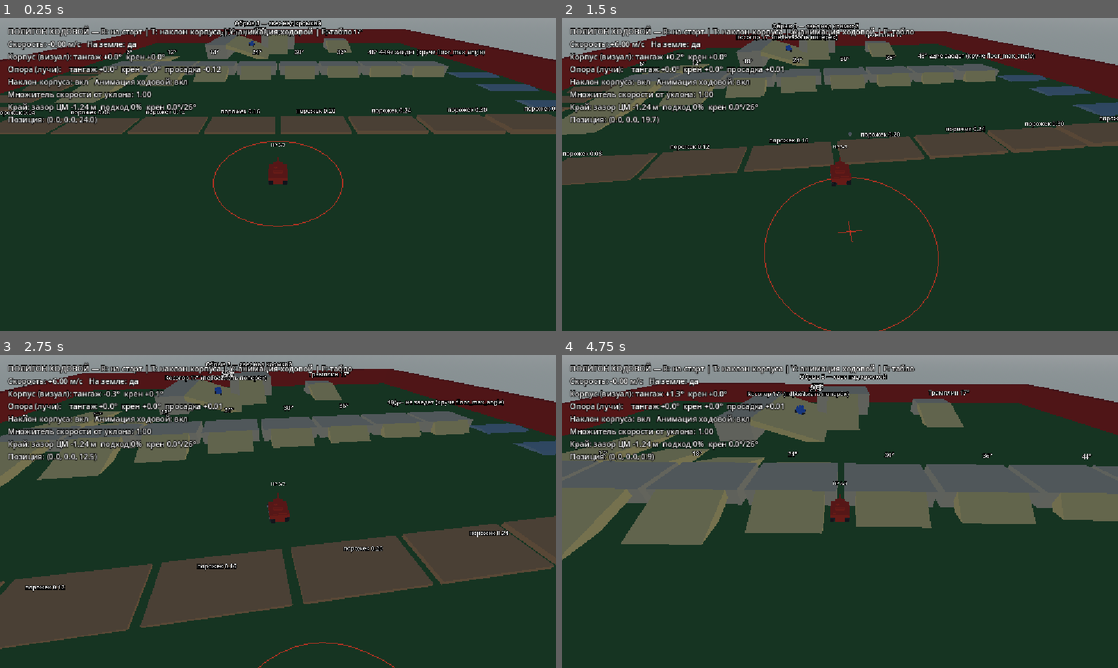
Above: before the commit, frames 1-4 (two rows, left to right).
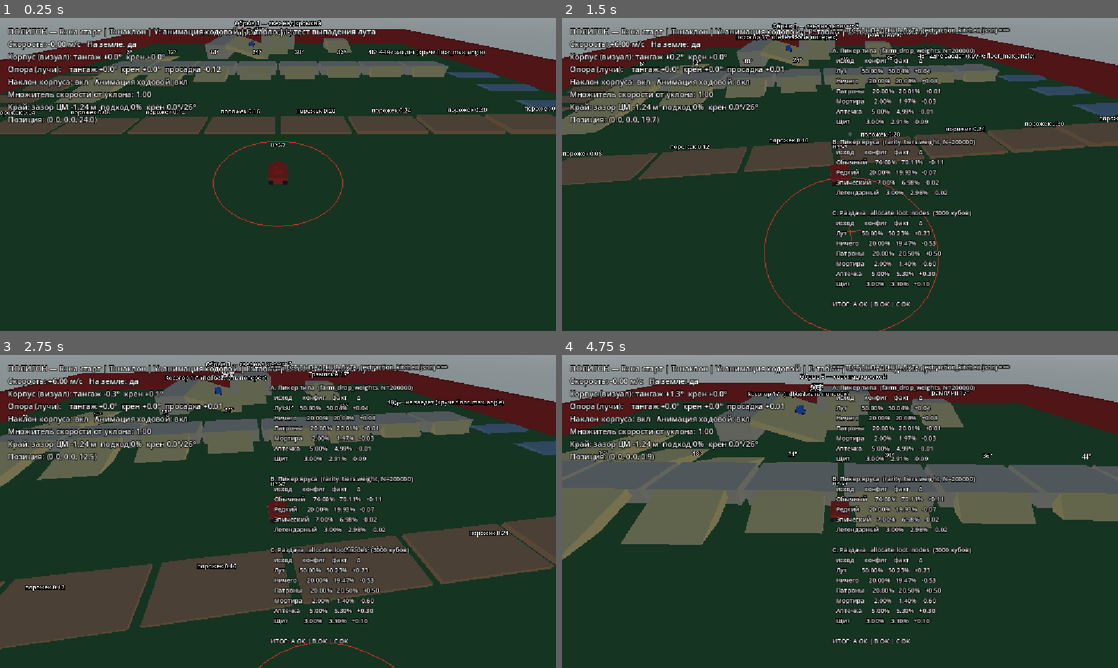
Above: after the commit, the same moments.

Repository: Imadakara/Tanks-Props
Game: Godot game, scene res://scenes/maps/TestGroundMap.tscn
Two runs of this game, one before a commit and one after it. Both use one fixed random seed, a clock stepped at 60 frames per second and the inputs below. This scene is started directly instead of the project's main scene.
Inputs (mouse positions are in pixels of both pictures, inside the frame that each line leads up to):
- Up to frame 1 (0.25 s): no input
- Up to frame 2 (1.5 s): tap Enter at 0.5 s; move the mouse to (867, 174) at 0.52 s; hold W (move_forward) from 0.53 s (still down); tap L at 0.6 s; move the mouse to (812, 174) at 1.27 s; click (812, 174) at 1.35 s
- Up to frame 3 (2.75 s): keep holding W (move_forward); tap L at 1.55, 2.3 s; move the mouse to (289, 505) at 2.02 s; hold M (toggle_disguise) from 2.03 s (still down)
- Up to frame 4 (4.75 s): keep holding W (move_forward); move the mouse to (834, 517) at 2.77 s; release M (toggle_disguise) at 2.78 s; tap L at 2.85, 3.8, 4.55 s; move the mouse to (878, 514) at 3.52 s; tap 1 at 3.6 s; move the mouse to (795, 508) at 4.27 s; tap 2 at 4.35 s

The runs differ from the first frame. In frame 1, 0.9% of the frame differs, in the area x 8-68%, y 2-6%; in frame 2, 5.8%; in frame 3, 5.9%; in frame 4, 6.1%, in the area x 8-81%, y 2-93%.

Commit message:
loot probability fix

Diff:
--- a/autoload/game_config.gd
+++ b/autoload/game_config.gd
@@ -77,8 +77,8 @@
 
 ## --- Числа выпадения лута/бонусов вынесены в JSON:
 ##   config/extraction_kitchen.json (per-map, @export extraction_config_path на корне карты) —
-##     farm_drop_weights, rarity_tiers (веса + диапазон ценности + дозревание + цвет), loot_node_count.
-##     Читает ExtractionManager.setup(); LootCrate берёт смысл яруса через него.
+##     farm_drop_weights (вероятность на КАЖДЫЙ куб), rarity_tiers (веса + диапазон ценности +
+##     дозревание + цвет). Читает ExtractionManager.setup(); LootCrate берёт смысл яруса через него.
 ##   config/pickups.json (глобально) — цвет и эффект ammo/medkit/shield. Читает GameConfig._ready()
 ##     ниже; Pickup берёт своё через pickup_kind(id).
 
--- a/config/extraction_kitchen.json
+++ b/config/extraction_kitchen.json
@@ -1,6 +1,5 @@
 {
-  "_comment": "Баланс выпадения в режиме EXTRACTION. Путь за …(137 unchanged characters)…  — Tank_Prop_Hunt_Extraction_Mode.md §8.",
-  "loot_node_count": 10,
+  "_comment": "Баланс выпадения в режиме EXTRACTION. Путь за …(137 unchanged characters)…  — Tank_Prop_Hunt_Extraction_Mode.md §8. farm_drop_weights роллит КАЖДЫЙ куб-укрытие: это литеральная вероятность на куб, вес 'nothing' и регулирует, насколько карта пустая.",
   "farm_drop_weights": {
     "loot": 0.5,
     "nothing": 0.2,
--- a/scenes/main/extraction_manager.gd
+++ b/scenes/main/extraction_manager.gd
@@ -92,7 +92,6 @@
 var _farm_weights: PackedFloat32Array = PackedFloat32Array()
 var _rarity_weights: PackedFloat32Array = PackedFloat32Array()
 var _rarity: Array = []
-var _node_count: int = 10
 ## Танки, которым запрещена автовыгрузка, пока они не покинут круг своей базы. Иначе ящик, взятый
 ## со склада для вывоза, тем же кадром лёг бы обратно. Ключ — instance id танка.
 var _deposit_lock: Dictionary = {}
@@ -165,8 +164,6 @@
 	if _rarity.is_empty():
 		push_warning("ExtractionManager: в конфиге нет rarity_tiers — лут будет пустым")
 
-	_node_count = int(data.get("loot_node_count", 10))
-
 
 # --- Смысл яруса редкости (для LootCrate, у которого своего доступа к конфигу нет) ------------
 
@@ -200,8 +197,16 @@
 ## Лут раздаётся среди ОБЫЧНЫХ кубов-укрытий (группа "obstacles"), а не по особым узлам: ресурсный
 ## узел обязан быть неотличим от укрытия и от замаскированного танка (концепт §6) — иначе игрок
 ## приучится стрелять по помеченным кубам бесплатно и маскировка умрёт как явление.
-## Выбор детерминирован зерном `MatchState.loot_seed`: тот же приём, что у динамической расстановки
-## препятствий, и та же цель — один int от хоста даст всем пирам одинаковую карту добычи.
+##
+## КАЖДЫЙ куб роллит `farm_drop_weights` — веса из JSON и есть литеральная вероятность на куб
+## («ничего» — такой же исход таблицы, как лут/патроны/…, и он же регулирует, насколько карта
+## пустая). Прежде раздача обрезалась до `loot_node_count` кубов, остальные молча оставались
+## `NOTHING` — на карте с 21 кубом и `loot_node_count = 10` фактический P(лут) падал вдвое ниже
+## записанного в конфиге; лишний лимит убран.
+##
+## Порядок обхода — по `get_path()`: при одинаковом `MatchState.loot_seed` цепочка роллов `_rng`
+## ложится на кубы 1:1, раскладка байт-в-байт одинакова у всех пиров (задел под сеть). От порядка
+## РАЗРУШЕНИЯ кубов раскладка не зависит — узлы не респавнятся.
 func _allocate_loot_nodes() -> void:
 	var cubes: Array = []
 	for o in get_tree().get_nodes_in_group("obstacles"):
@@ -211,17 +216,9 @@
 	if cubes.is_empty():
 		push_warning("ExtractionManager: на карте нет кубов группы obstacles — добывать нечего")
 		return
-	# Тасуем СВОИМ rng: Array.shuffle() берёт глобальный и сломал бы детерминизм по зерну.
-	for i in range(cubes.size() - 1, 0, -1):
-		var j: int = _rng.randi_range(0, i)
-		var tmp = cubes[i]
-		cubes[i] = cubes[j]
-		cubes[j] = tmp
-	var count: int = mini(_node_count, cubes.size())
-	for i in range(count):
-		# На каждый узел, из того же зерна и в уже стасованном порядке: сперва ЧТО он даст
-		# (farm_drop_weights из JSON), и только если «лут» — ярус + сырая ценность. Раскладка
-		# детерминирована и не зависит от порядка разрушения кубов. Узлы не респавнятся.
+	for i in range(cubes.size()):
+		# На каждый узел: сперва ЧТО он даст (farm_drop_weights), и только если «лут» — ярус + сырая
+		# ценность.
 		var drop: int = _roll_farm_drop()
 		cubes[i].drop_kind = drop
 		if drop == FarmDrop.LOOT:
--- a/scenes/maps/map_scene.gd
+++ b/scenes/maps/map_scene.gd
@@ -79,8 +79,8 @@
 @export var dynamic_obstacles_supported: bool = true
 
 ## Настройка режима EXTRACTION (на других картах не используется): путь к JSON-файлу баланса
-## выпадения — farm_drop_weights (что выпадет: лут / ничего / патроны / мортира / аптечка / щит),
-## rarity_tiers (веса ярусов + диапазон ценности + дозревание + цвет), loot_node_count. Читает
+## выпадения — farm_drop_weights (вероятность на КАЖДЫЙ куб: лут / ничего / патроны / мортира /
+## аптечка / щит), rarity_tiers (веса ярусов + диапазон ценности + дозревание + цвет). Читает
 ## `ExtractionManager.setup()`. Формат/справочник — Tank_Prop_Hunt_Extraction_Mode.md §8. Одна
 ## карта = один файл; своя карта может указать свой (например config/extraction_rich.json).
 @export_file("*.json") var extraction_config_path: String = "res://config/extraction_kitchen.json"
--- a/scenes/maps/test_ground.gd
+++ b/scenes/maps/test_ground.gd
@@ -38,11 +38,27 @@
 ##    можно катать многократно без урона.
 ##
 ## Клавиши: R — вернуть танк на старт, T — вкл/выкл наклон корпуса (сравнить «до/после»),
-## Y — вкл/выкл анимацию ходовой, F — вкл/выкл информационное табло.
+## Y — вкл/выкл анимацию ходовой, F — вкл/выкл информационное табло,
+## L — прогнать статистический тест выпадения лута (см. `_run_loot_test`).
 
 const StructureScene := preload("res://scenes/obstacles/Structure.tscn")
 const RampScene := preload("res://scenes/obstacles/ToyRamp.tscn")
 const TankScene := preload("res://scenes/tank/Tank.tscn")
+const ExtractionManagerScript := preload("res://scenes/main/extraction_manager.gd")
+
+## Тест выпадения лута (клавиша L). Полигон — не игровой режим, `ExtractionManager` здесь не
+## живёт; тест поднимает временный экземпляр, грузит боевой конфиг Кухни и проверяет ТРИ вещи:
+##  A. `_roll_farm_drop()` — частоты 6 исходов сходятся к нормированным `farm_drop_weights`;
+##  B. `_roll_rarity()` — частоты 4 ярусов сходятся к нормированным `rarity_tiers.weight`;
+##  C. `_allocate_loot_nodes()` на россыпи фейковых кубов — доля каждого исхода по кубам совпадает
+##     с конфигом (ловит перекос самой РАЗДАЧИ, а не только пикера — здесь и сидел баг с
+##     `loot_node_count`, обрезавшим раздачу и ронявшим фактический P(лут) вдвое).
+const LOOT_TEST_CONFIG := "res://config/extraction_kitchen.json"
+const LOOT_TEST_DRAWS := 200000      # розыгрышей на пикер (A/B); 3σ(p=0.5) ≈ 0.35 п.п.
+const LOOT_TEST_CUBES := 3000        # фейковых кубов для раздачи (C); 3σ(p=0.5) ≈ 2.7 п.п.
+const LOOT_TEST_TOL_PICKER := 1.0    # допуск отклонения, проц. пункты (A/B)
+const LOOT_TEST_TOL_ALLOC := 4.0     # допуск отклонения, проц. пункты (C)
+const LOOT_TEST_SEED := 20260910
 
 ## Половина стороны квадратного пола. Верх пола — ровно y = 0, как на боевых картах.
 const GROUND_HALF := 34.0
@@ -84,6 +100,7 @@
 var _hull: Node3D
 var _movement: Node
 var _info_label: Label
+var _loot_test_label: Label
 var _dummy: CharacterBody3D
 
 func _ready() -> void:
@@ -96,6 +113,7 @@
 	_build_jump()
 	_build_overhang()
 	_build_info_panel()
+	_build_loot_test_panel()
 	_hull = _player.get_node("Hull")
 	_movement = _player.get_node("TankMovement")
 	_spawn_dummy_tank()
@@ -117,6 +135,8 @@
 			_hull.animate_running_gear = not _hull.animate_running_gear
 		KEY_F:
 			_info_label.visible = not _info_label.visible
+		KEY_L:
+			_run_loot_test()
 
 func _reset_player() -> void:
 	_player.global_position = START_POSITION
@@ -374,11 +394,126 @@
 	_info_label.add_theme_constant_override("outline_size", 6)
 	layer.add_child(_info_label)
 
+func _build_loot_test_panel() -> void:
+	_loot_test_label = Label.new()
+	_loot_test_label.name = "LootTestLabel"
+	_loot_test_label.position = Vector2(560.0, 16.0)
+	_loot_test_label.add_theme_color_override("font_color", Color(1, 1, 1))
+	_loot_test_label.add_theme_color_override("font_outline_color", Color(0, 0, 0))
+	_loot_test_label.add_theme_constant_override("outline_size", 6)
+	_loot_test_label.add_theme_font_size_override("font_size", 13)
+	_loot_test_label.visible = false
+	get_node("InfoLayer").add_child(_loot_test_label)
+
+## Клавиша L — статистический тест выпадения лута (см. doc-комментарий у LOOT_TEST_* в шапке).
+## Асинхронно: сперва рисуем «считаю…», через кадр — сам отчёт (иначе долгий синхронный прогон
+## подвесил бы кадр без обратной связи).
+func _run_loot_test() -> void:
+	_loot_test_label.visible = true
+	_loot_test_label.text = "ТЕСТ ВЫПАДЕНИЯ ЛУТА — считаю…"
+	await get_tree().process_frame
+	_loot_test_label.text = _loot_test_report()
+	print(_loot_test_label.text)
+
+func _loot_test_report() -> String:
+	var em: Node = ExtractionManagerScript.new()
+	em.set_physics_process(false)
+	em._load_config(LOOT_TEST_CONFIG)
+
+	var fw: PackedFloat32Array = em._farm_weights
+	var fsum: float = 0.0
+	for x in fw:
+		fsum += x
+	var rw: PackedFloat32Array = em._rarity_weights
+	var rsum: float = 0.0
+	for x in rw:
+		rsum += x
+	var farm_names: PackedStringArray = ["Лут", "Ничего", "Патроны", "Мортира", "Аптечка", "Щит"]
+
+	# --- A: пикер типа выпадения ---
+	em._rng.seed = LOOT_TEST_SEED
+	var farm_obs: PackedInt32Array = PackedInt32Array()
+	farm_obs.resize(6)
+	for i in LOOT_TEST_DRAWS:
+		var k: int = em._roll_farm_drop()
+		farm_obs[k] = farm_obs[k] + 1
+
+	# --- B: пикер яруса ---
+	em._rng.seed = LOOT_TEST_SEED + 1
+	var rar_obs: PackedInt32Array = PackedInt32Array()
+	rar_obs.resize(rw.size())
+	for i in LOOT_TEST_DRAWS:
+		var k2: int = em._roll_rarity()
+		rar_obs[k2] = rar_obs[k2] + 1
+
+	# --- C: реальная раздача _allocate_loot_nodes по россыпи фейковых кубов ---
+	var stub := GDScript.new()
+	stub.source_code = "extends Node3D\nvar loot_value: int = 0\nvar loot_rarity: int = 0\nvar drop_kind: int = 1\n"
+	stub.reload()
+	var stubs: Array = []
+	for i in LOOT_TEST_CUBES:
+		var c := Node3D.new()
+		c.set_script(stub)
+		c.name = "LootTestCube%05d" % i
+		c.add_to_group("obstacles")
+		add_child(c)
+		stubs.append(c)
+	add_child(em)
+	em._rng.seed = LOOT_TEST_SEED + 2
+	em._allocate_loot_nodes()
+	var alloc_obs: PackedInt32Array = PackedInt32Array()
+	alloc_obs.resize(6)
+	for c in stubs:
+		var k3: int = int(c.drop_kind)
+		if k3 >= 0 and k3 < 6:
+			alloc_obs[k3] = alloc_obs[k3] + 1
+	for c in stubs:
+		c.remove_from_group("obstacles")
+		c.queue_free()
+	em.queue_free()
+
+	# --- отчёт ---
+	var out: PackedStringArray = PackedStringArray()
+	out.append("=== ТЕСТ ВЫПАДЕНИЯ ЛУТА  (%s) ===" % LOOT_TEST_CONFIG.get_file())
+	out.append("")
+	var a_ok: bool = _loot_test_section(out, "A. Пикер типа  (farm_drop_weights, N=%d)" % LOOT_TEST_DRAWS,
+			farm_names, fw, fsum, farm_obs, LOOT_TEST_DRAWS, LOOT_TEST_TOL_PICKER)
+	out.append("")
+	var rar_names: PackedStringArray = PackedStringArray()
+	for i in rw.size():
+		rar_names.append(String(em.rarity_name(i)) if em.has_method("rarity_name") else str(i))
+	var b_ok: bool = _loot_test_section(out, "B. Пикер яруса  (rarity_tiers.weight, N=%d)" % LOOT_TEST_DRAWS,
+			rar_names, rw, rsum, rar_obs, LOOT_TEST_DRAWS, LOOT_TEST_TOL_PICKER)
+	out.append("")
+	var c_ok: bool = _loot_test_section(out, "C. Раздача _allocate_loot_nodes  (%d кубов)" % LOOT_TEST_CUBES,
+			farm_names, fw, fsum, alloc_obs, LOOT_TEST_CUBES, LOOT_TEST_TOL_ALLOC)
+	out.append("")
+	out.append("ИТОГ: A %s | B %s | C %s" % [
+		"OK" if a_ok else "ПРОВАЛ", "OK" if b_ok else "ПРОВАЛ", "OK" if c_ok else "ПРОВАЛ"])
+	return "\n".join(out)
+
+## Одна секция отчёта: строка на каждый исход (конфиг % / факт % / Δ п.п. / метка). Дописывает в
+## `out`, возвращает true, если ВСЕ отклонения в пределах `tol_pp`.
+func _loot_test_section(out: PackedStringArray, title: String, names: PackedStringArray,
+		weights: PackedFloat32Array, wsum: float, obs: PackedInt32Array, n: int, tol_pp: float) -> bool:
+	out.append(title)
+	out.append("  %-9s  конфиг    факт      Δ" % "исход")
+	var all_ok: bool = true
+	for i in names.size():
+		var cfg_pct: float = (weights[i] / wsum) * 100.0 if wsum > 0.0 else 0.0
+		var obs_pct: float = (float(obs[i]) / float(n)) * 100.0 if n > 0 else 0.0
+		var d: float = obs_pct - cfg_pct
+		var bad: bool = absf(d) > tol_pp
+		if bad:
+			all_ok = false
+		out.append("  %-9s  %6.2f%%  %6.2f%%  %+6.2f  %s" % [names[i], cfg_pct, obs_pct, d, "<< МИМО" if bad else ""])
+	return all_ok
+
 func _info_text() -> String:
 	var forward: Vector3 = -_player.global_transform.basis.z
 	var speed: float = _player.velocity.dot(forward)
 	var lines := [
-		"ПОЛИГОН ХОДОВОЙ — R: на старт | T: наклон корпуса | Y: анимация ходовой | F: табло",
+		"ПОЛИГОН — R: на старт | T: наклон | Y: анимация ходовой | F: табло | L: тест выпадения лута",
 		"Скорость: %+.2f м/с   На земле: %s" % [speed, "да" if _player.is_on_floor() else "нет"],
 		"Корпус (визуал): тангаж %+.1f°  крен %+.1f°" % [rad_to_deg(_hull.rotation.x), rad_to_deg(_hull.rotation.z)],
 		"Опора (лучи):    тангаж %+.1f°  крен %+.1f°  просадка %+.2f" % [
Not shown, changed: CLAUDE.md
